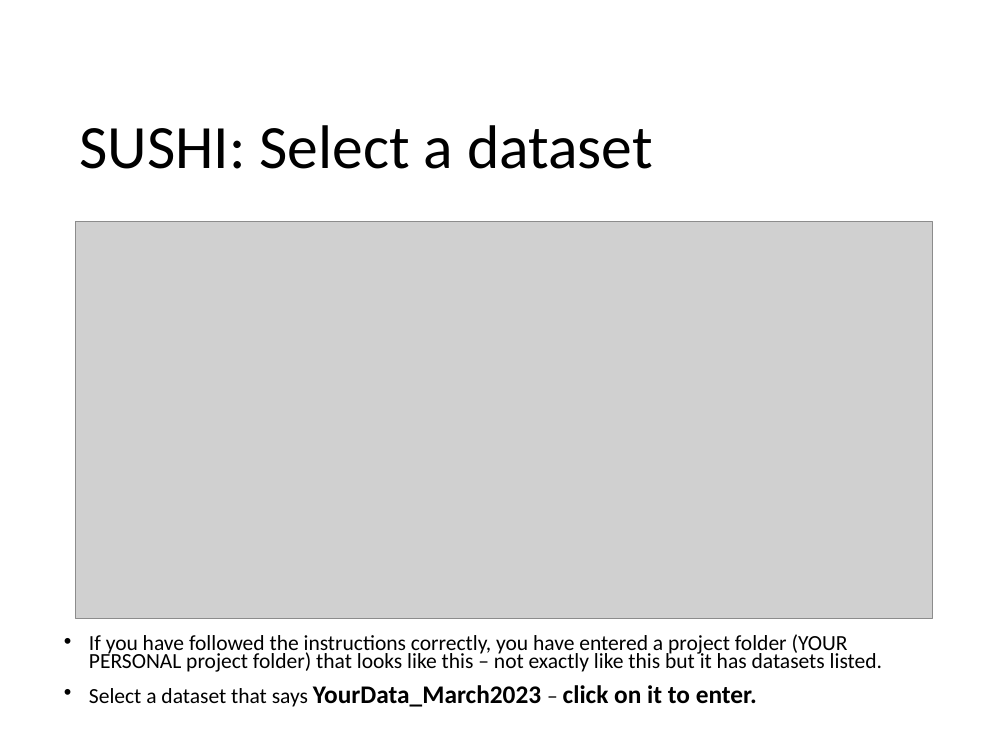
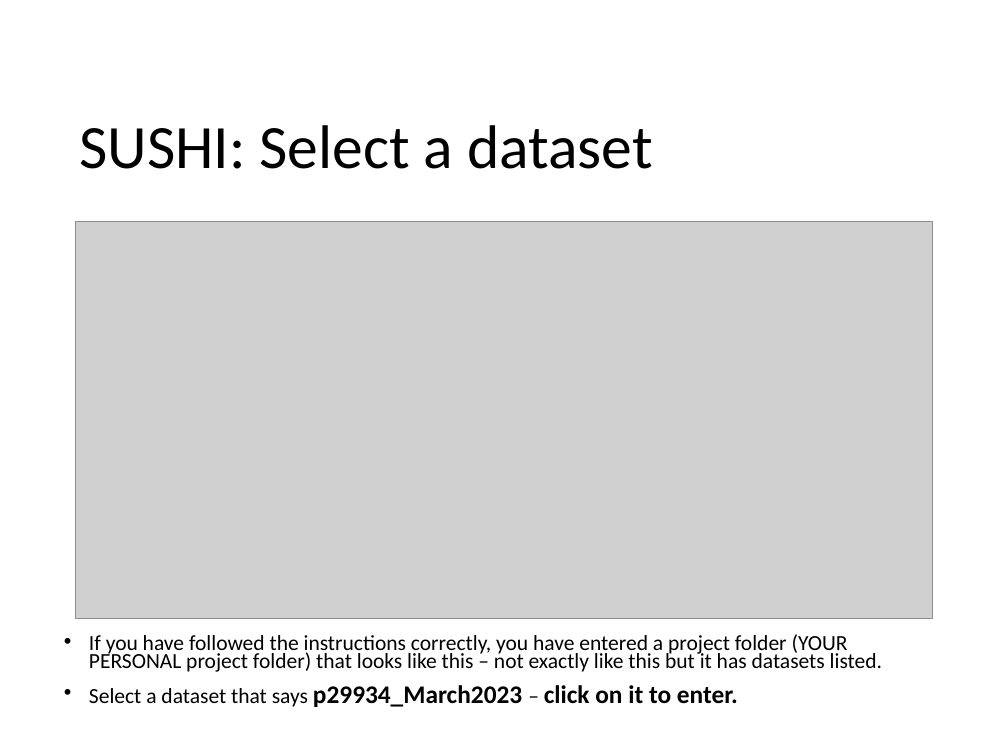
Before and after one commit to zajacn/metagenomics_course_FGCZ, a slide deck: slide 2 of instructions/FastQC.pptx. Drawn at 1008x756 pixels with LibreOffice and Linux fonts; fonts in the diff are those of the drawing; grey boxes stand for pictures; background and template pictures are left out. Boxes give left, top, right and bottom in pixels: in the first picture for what was removed or moved away, otherwise in the second. Text is boxed around its words. In the diff, an @@ line names an element or a change of style, - is before the commit and + after.

```diff
--- a/instructions/FastQC.pptx
+++ b/instructions/FastQC.pptx
@@ text at box(89, 685, 738, 707): text changed @@
-• Select a dataset that says YourData_March2023 – click on it to enter.
+• Select a dataset that says p29934_March2023 – click on it to enter.
```
Also in this commit, not shown: 4 other slides changed, 3 other files.
